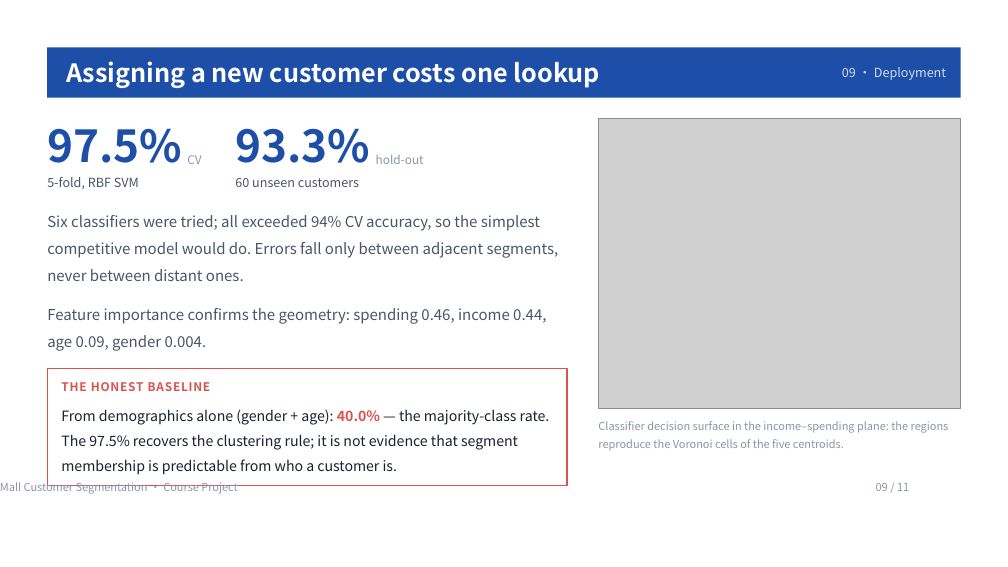
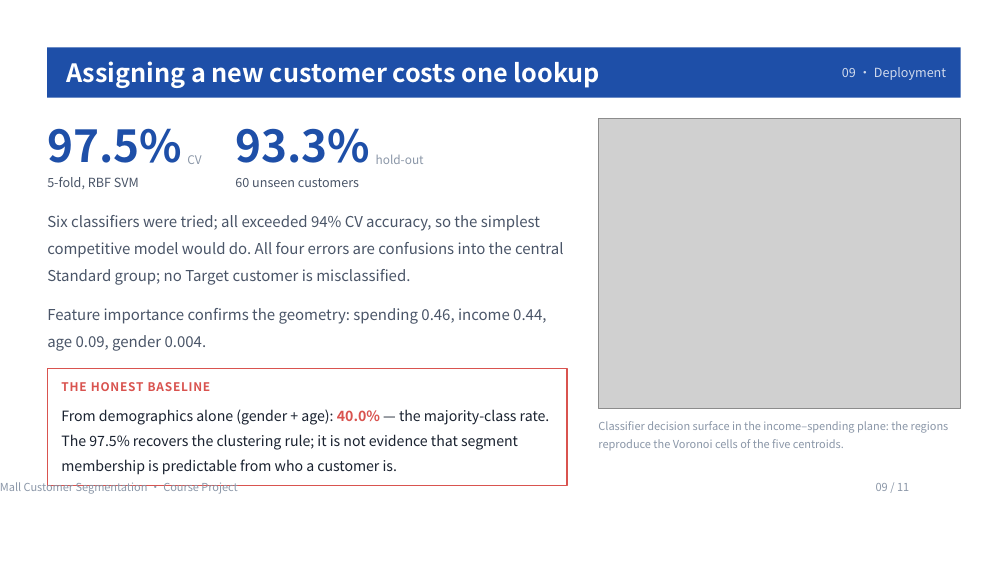
Before and after one commit to kaixinguaika/mall-customer-segmentation, a slide deck: slide 9 of slides/Mall_Customer_Segmentation.pptx. Drawn at 1008x567 pixels with LibreOffice and Linux fonts; fonts in the diff are those of the drawing; grey boxes stand for pictures. Boxes give left, top, right and bottom in pixels: in the first picture for what was removed or moved away, otherwise in the second. Text is boxed around its words. In the diff, an @@ line names an element or a change of style, - is before the commit and + after.

Commit message:
Correct factual claims found in content audit
- CH does not agree with k=5 (peaks at k=9); report it as secondary in report/PPT/README
- PCA figure caption: 77.6% variance, not 69%
- k=6 splits the Target segment, not the Standard group
- SVM errors all fall into C2 Standard; none in Target
- DBSCAN explanation based on measured cluster densities
- Python 3.14 and 50 k-search restarts
- remove dead debug line; soften cover date

```diff
--- a/slides/Mall_Customer_Segmentation.pptx
+++ b/slides/Mall_Customer_Segmentation.pptx
@@ text at [47, 215, 563, 285]: text changed @@
-Six classifiers were tried; all exceeded 94% CV accuracy, so the simplest competitive model would do. Errors fall only between adjacent segments, never between distant ones.
+Six classifiers were tried; all exceeded 94% CV accuracy, so the simplest competitive model would do. All four errors are confusions into the central Standard group; no Target customer is misclassified.
```
Also in this commit, not shown: 4 other slides changed, 11 other files.
